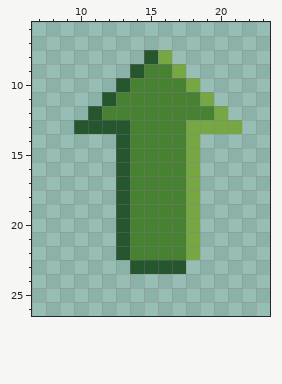
Pixel-art file, stored at projects/TinyTactics/Assets/Art/Aseprite/advantage_arrow.aseprite. That is the earlier state.
32x32 pixels, 1 frame. Shown: x 7..23, y 6..26.
The result:
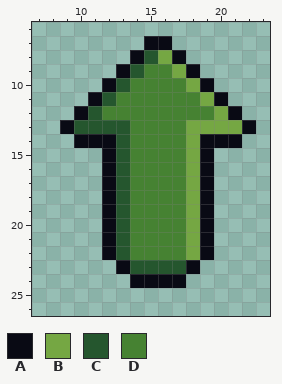
Palette (. is transparent): A #090a14  B #75a743  C #25562e  D #468232
The edit:
Changed rows in their new state; - is an unchanged pixel.
first column x 9:
 7 ------AA------
 8 -----A--A-----
 9 ----A----A----
10 ---A------A---
11 --A--------A--
12 -A----------A-
13 A------------A
14 -AAA------AAA-
15 ---A------A---
16 ---A------A---
17 ---A------A---
18 ---A------A---
19 ---A------A---
20 ---A------A---
21 ---A------A---
22 ---A------A---
23 ----A----A----
24 -----AAAA-----
Boxes around the changes in both pictures, in picture pixels (x1, y1, x2, y2):
added: (60, 36, 256, 288)
